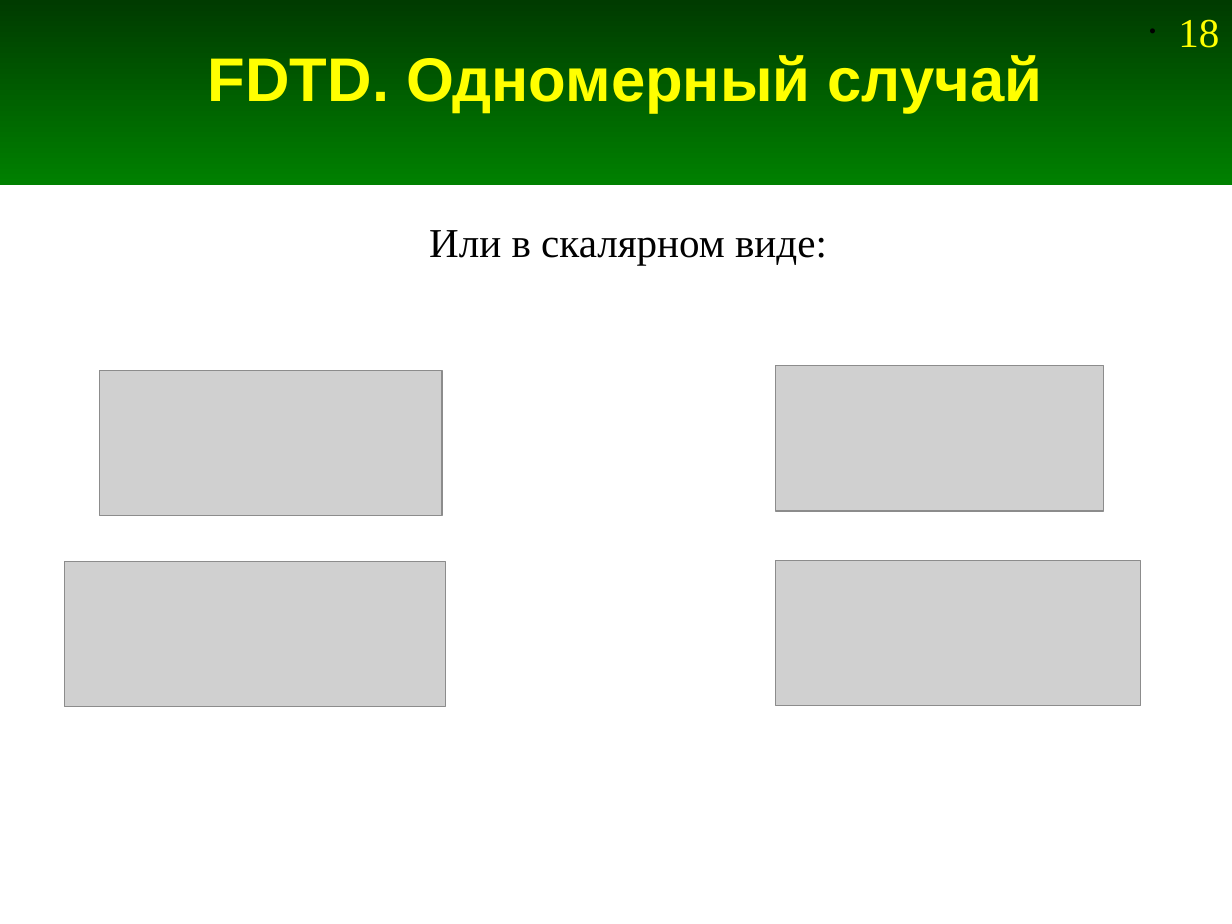
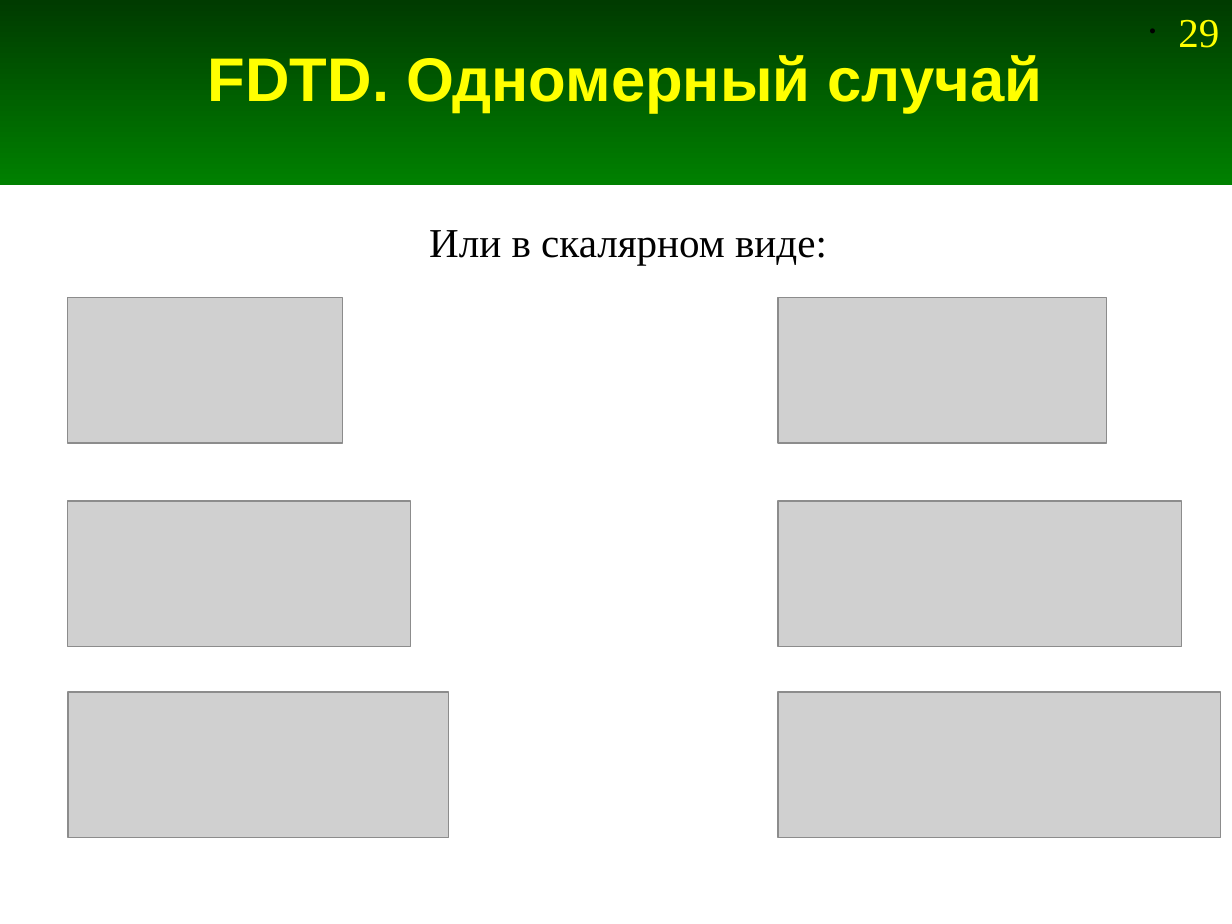
Before and after one commit to andris0147sv/modelling, a slide deck: slide 29 of presentations/2. FDTD.odp (slide 18 before the commit). Drawn at 1232x924 pixels with LibreOffice and Linux fonts; fonts in the diff are those of the drawing; grey boxes stand for pictures. Boxes give left, top, right and bottom in pixels: in the first picture for what was removed or moved away, otherwise in the second. Text is boxed around its words. In the diff, an @@ line names an element or a change of style, - is before the commit and + after.

Commit message:
Вывод формул FDTD без использование "жесткого" источника

```diff
--- a/presentations/2. FDTD.odp
+++ b/presentations/2. FDTD.odp
@@ page number at <box>1178,19,1219,48</box>: text changed @@
-• 18
+• 29
@@ picture: place and size @@
-picture at <box>100,371,442,516</box>
+picture at <box>68,298,342,444</box>
@@ picture: place and size @@
-picture at <box>776,366,1104,511</box>
+picture at <box>779,298,1108,444</box>
@@ picture: place and size @@
-picture at <box>64,562,445,707</box>
+picture at <box>68,501,410,647</box>
@@ picture: place and size @@
-picture at <box>776,561,1141,706</box>
+picture at <box>779,501,1183,647</box>
@@ picture added at <box>68,692,448,838</box> @@
@@ picture added at <box>779,692,1221,838</box> @@
```
Also in this commit, not shown: 10 other slides changed, 2 slides added, 6 slides removed.
